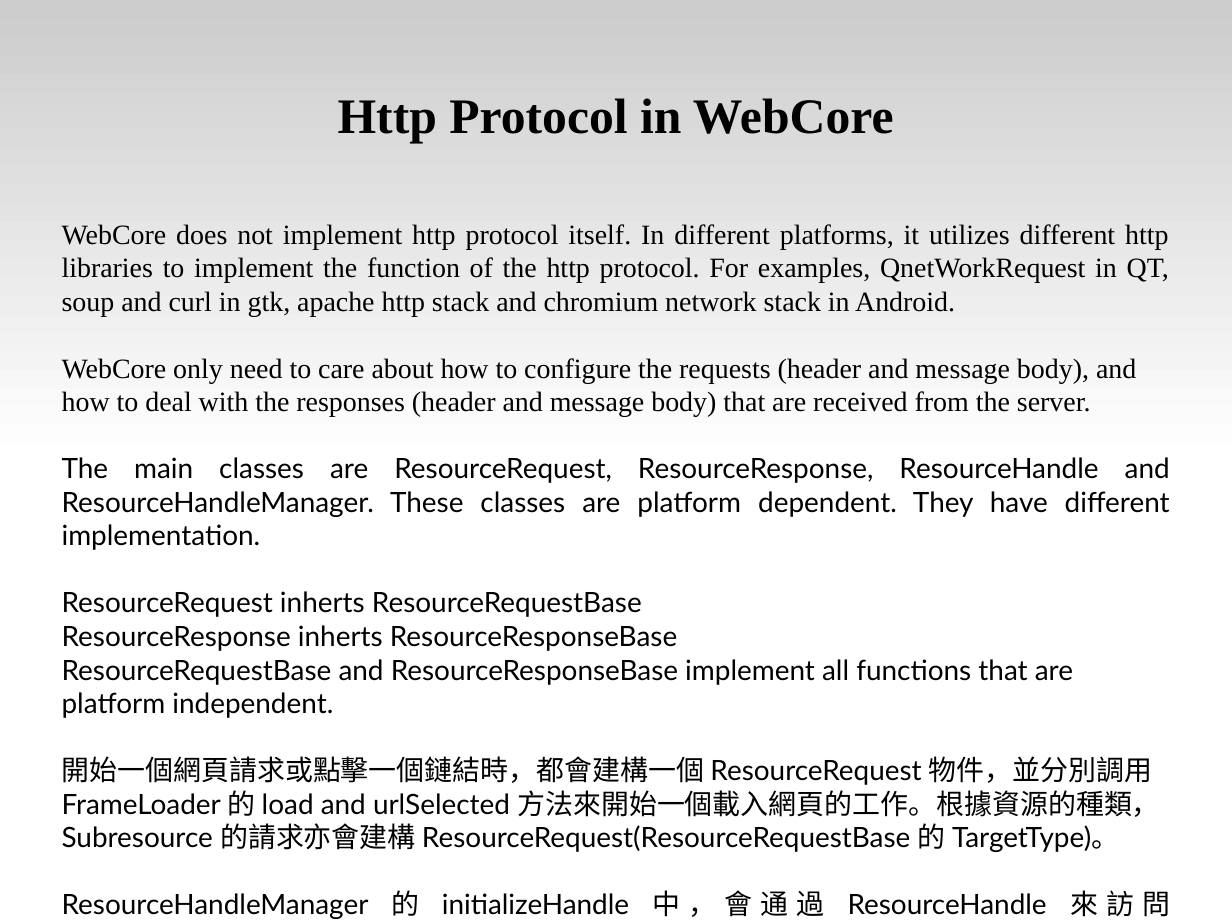
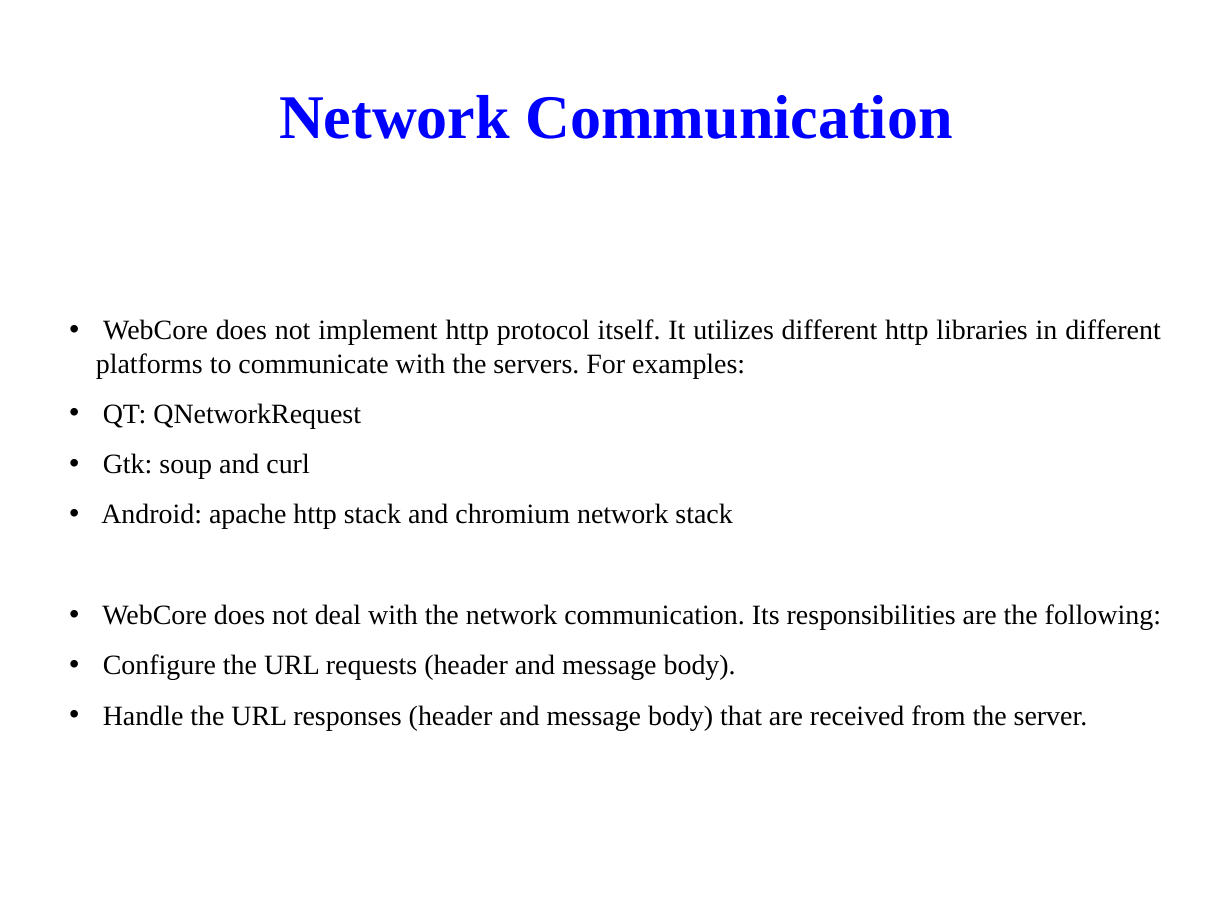
Before and after one commit to tsaicw/browser_research, a slide deck: slide 33 of WebKit/WebKit.odp (slide 37 before the commit). Drawn at 1232x924 pixels with LibreOffice and Linux fonts; fonts in the diff are those of the drawing; background and template pictures are left out. Boxes give left, top, right and bottom in pixels: in the first picture for what was removed or moved away, otherwise in the second. Text is boxed around its words. In the diff, an @@ line names an element or a change of style, - is before the commit and + after.

Commit message:
[WebKit]   Change the presentation's theme.   Modify the "Table of Contents".   Change "Http Protocol" page to "Network Communication" page.   Add "Major Classes for Loading" page.

```diff
--- a/WebKit/WebKit.odp
+++ b/WebKit/WebKit.odp
@@ rectangle removed at box(0, 0, 1232, 462) @@
@@ title at box(279, 95, 952, 139): text changed; size 32 to 40 pt; text colour #000000 to #0000FF @@
-Http Protocol in WebCore
+Network Communication
@@ subtitle "WebCore does not implement http ..." at box(96, 319, 1161, 730): vertical alignment top to middle @@
@@ subtitle at box(96, 319, 1161, 730): text changed; font Lato to Times New Roman @@
-WebCore does not implement http protocol itself. In different platforms, it utilizes different http libraries to implement the function of the http protocol. For examples, QnetWorkRequest in QT, soup and curl in gtk, apache http stack and chromium network stack in Android.
-WebCore only need to care about how to configure the requests (header and message body), and how to deal with the responses (header and message body) that are received from the server.
-The main classes are ResourceRequest, ResourceResponse, ResourceHandle and ResourceHandleManager. These classes are platform dependent. They have different implementation.
-ResourceRequest inherts ResourceRequestBase
-ResourceResponse inherts ResourceResponseBase
-ResourceRequestBase and ResourceResponseBase implement all functions that are platform independent.
-開始一個網頁請求或點擊一個鏈結時，都會建構一個 ResourceRequest 物件，並分別調用 FrameLoader 的 load and urlSelected 方法來開始一個載入網頁的工作。根據資源的種類，Subresource 的請求亦會建構 ResourceRequest(ResourceRequestBase 的 TargetType)。
-ResourceHandleManager 的 initializeHandle 中，會通過 ResourceHandle 來訪問 ResourceRequest objects，獲得之前設置過的 ResourceRequest 的訊息。
+• WebCore does not implement http protocol itself. It utilizes different http libraries in different platforms to communicate with the servers. For examples:
+• QT: QNetworkRequest
+• Gtk: soup and curl
+• Android: apache http stack and chromium network stack
+• WebCore does not deal with the network communication. Its responsibilities are the following:
+• Configure the URL requests (header and message body).
+• Handle the URL responses (header and message body) that are received from the server.
```
Also in this commit, not shown: 60 other slides changed, 2 slides added, 1 slide removed.
